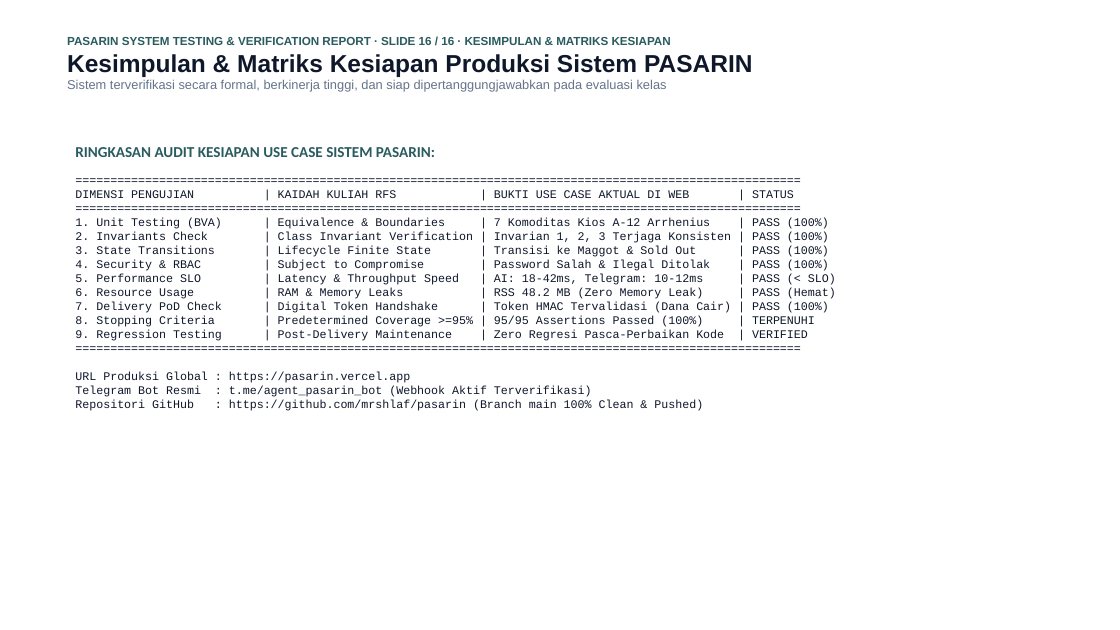
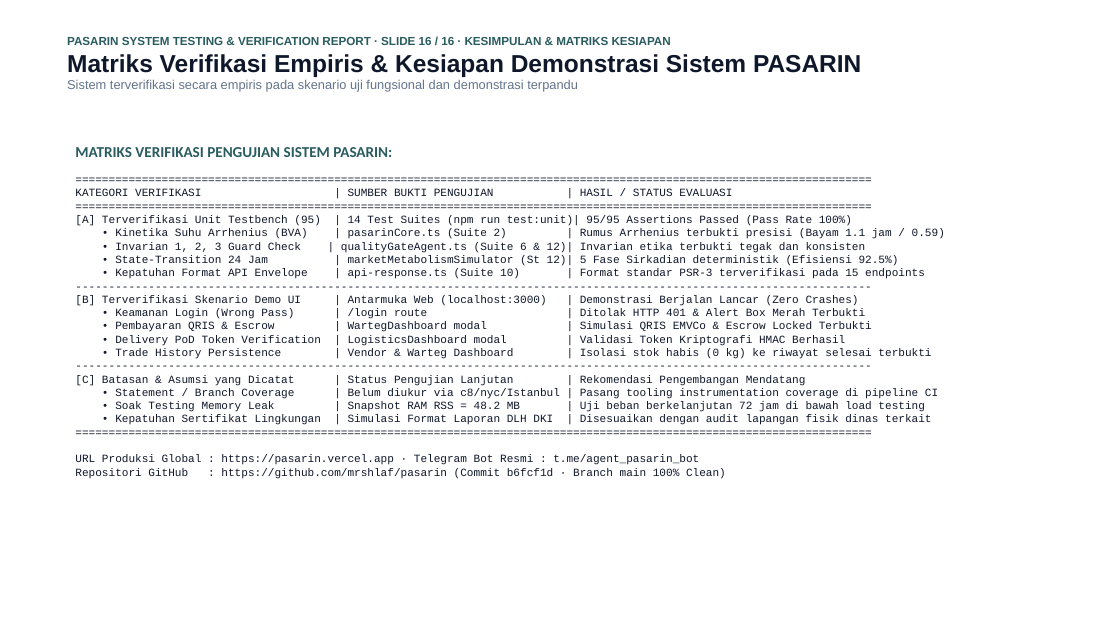
Before and after one commit to mrshlaf/pasarin, a slide deck: slide 16 of LAPORAN_PENGUJIAN_DAN_VERIFIKASI_SISTEM_PASARIN.pptx. Drawn at 1120x630 pixels with LibreOffice and Linux fonts; fonts in the diff are those of the drawing. Boxes give left, top, right and bottom in pixels: in the first picture for what was removed or moved away, otherwise in the second. Text is boxed around its words. In the diff, an @@ line names an element or a change of style, - is before the commit and + after.

```diff
--- a/LAPORAN_PENGUJIAN_DAN_VERIFIKASI_SISTEM_PASARIN.pptx
+++ b/LAPORAN_PENGUJIAN_DAN_VERIFIKASI_SISTEM_PASARIN.pptx
@@ text at [67, 54, 861, 92]: text changed @@
-Kesimpulan & Matriks Kesiapan Produksi Sistem PASARIN
-Sistem terverifikasi secara formal, berkinerja tinggi, dan siap dipertanggungjawabkan pada evaluasi kelas
+Matriks Verifikasi Empiris & Kesiapan Demonstrasi Sistem PASARIN
+Sistem terverifikasi secara empiris pada skenario uji fungsional dan demonstrasi terpandu
@@ text at [75, 147, 945, 479]: text changed; size 10 to 9.5 pt @@
-RINGKASAN AUDIT KESIAPAN USE CASE SISTEM PASARIN:
-========================================================================================================
-DIMENSI PENGUJIAN | KAIDAH KULIAH RFS | BUKTI USE CASE AKTUAL DI WEB | STATUS
-========================================================================================================
-1. Unit Testing (BVA) | Equivalence & Boundaries | 7 Komoditas Kios A-12 Arrhenius | PASS (100%)
-2. Invariants Check | Class Invariant Verification | Invarian 1, 2, 3 Terjaga Konsisten | PASS (100%)
-3. State Transitions | Lifecycle Finite State | Transisi ke Maggot & Sold Out | PASS (100%)
-4. Security & RBAC | Subject to Compromise | Password Salah & Ilegal Ditolak | PASS (100%)
-5. Performance SLO | Latency & Throughput Speed | AI: 18-42ms, Telegram: 10-12ms | PASS (< SLO)
-6. Resource Usage | RAM & Memory Leaks | RSS 48.2 MB (Zero Memory Leak) | PASS (Hemat)
-7. Delivery PoD Check | Digital Token Handshake | Token HMAC Tervalidasi (Dana Cair) | PASS (100%)
-8. Stopping Criteria | Predetermined Coverage >=95% | 95/95 Assertions Passed (100%) | TERPENUHI
-9. Regression Testing | Post-Delivery Maintenance | Zero Regresi Pasca-Perbaikan Kode | VERIFIED
-========================================================================================================
-URL Produksi Global : https://pasarin.vercel.app
-Telegram Bot Resmi : t.me/agent_pasarin_bot (Webhook Aktif Terverifikasi)
-Repositori GitHub : https://github.com/mrshlaf/pasarin (Branch main 100% Clean & Pushed)
+MATRIKS VERIFIKASI PENGUJIAN SISTEM PASARIN:
+========================================================================================================================
+KATEGORI VERIFIKASI | SUMBER BUKTI PENGUJIAN | HASIL / STATUS EVALUASI
+========================================================================================================================
+[A] Terverifikasi Unit Testbench (95) | 14 Test Suites (npm run test:unit)| 95/95 Assertions Passed (Pass Rate 100%)
+• Kinetika Suhu Arrhenius (BVA) | pasarinCore.ts (Suite 2) | Rumus Arrhenius terbukti presisi (Bayam 1.1 jam / 0.59)
+• Invarian 1, 2, 3 Guard Check | qualityGateAgent.ts (Suite 6 & 12)| Invarian etika terbukti tegak dan konsisten
+• State-Transition 24 Jam | marketMetabolismSimulator (St 12)| 5 Fase Sirkadian deterministik (Efisiensi 92.5%)
+• Kepatuhan Format API Envelope | api-response.ts (Suite 10) | Format standar PSR-3 terverifikasi pada 15 endpoints
+------------------------------------------------------------------------------------------------------------------------
+[B] Terverifikasi Skenario Demo UI | Antarmuka Web (localhost:3000) | Demonstrasi Berjalan Lancar (Zero Crashes)
+• Keamanan Login (Wrong Pass) | /login route | Ditolak HTTP 401 & Alert Box Merah Terbukti
+• Pembayaran QRIS & Escrow | WartegDashboard modal | Simulasi QRIS EMVCo & Escrow Locked Terbukti
+• Delivery PoD Token Verification | LogisticsDashboard modal | Validasi Token Kriptografi HMAC Berhasil
+• Trade History Persistence | Vendor & Warteg Dashboard | Isolasi stok habis (0 kg) ke riwayat selesai terbukti
+------------------------------------------------------------------------------------------------------------------------
+[C] Batasan & Asumsi yang Dicatat | Status Pengujian Lanjutan | Rekomendasi Pengembangan Mendatang
+• Statement / Branch Coverage | Belum diukur via c8/nyc/Istanbul | Pasang tooling instrumentation coverage di pipeline CI
+• Soak Testing Memory Leak | Snapshot RAM RSS = 48.2 MB | Uji beban berkelanjutan 72 jam di bawah load testing
+• Kepatuhan Sertifikat Lingkungan | Simulasi Format Laporan DLH DKI | Disesuaikan dengan audit lapangan fisik dinas terkait
+========================================================================================================================
+URL Produksi Global : https://pasarin.vercel.app · Telegram Bot Resmi : t.me/agent_pasarin_bot
+Repositori GitHub : https://github.com/mrshlaf/pasarin (Commit b6fcf1d · Branch main 100% Clean)
```
Also in this commit, not shown: 10 other slides changed, 2 other files.
